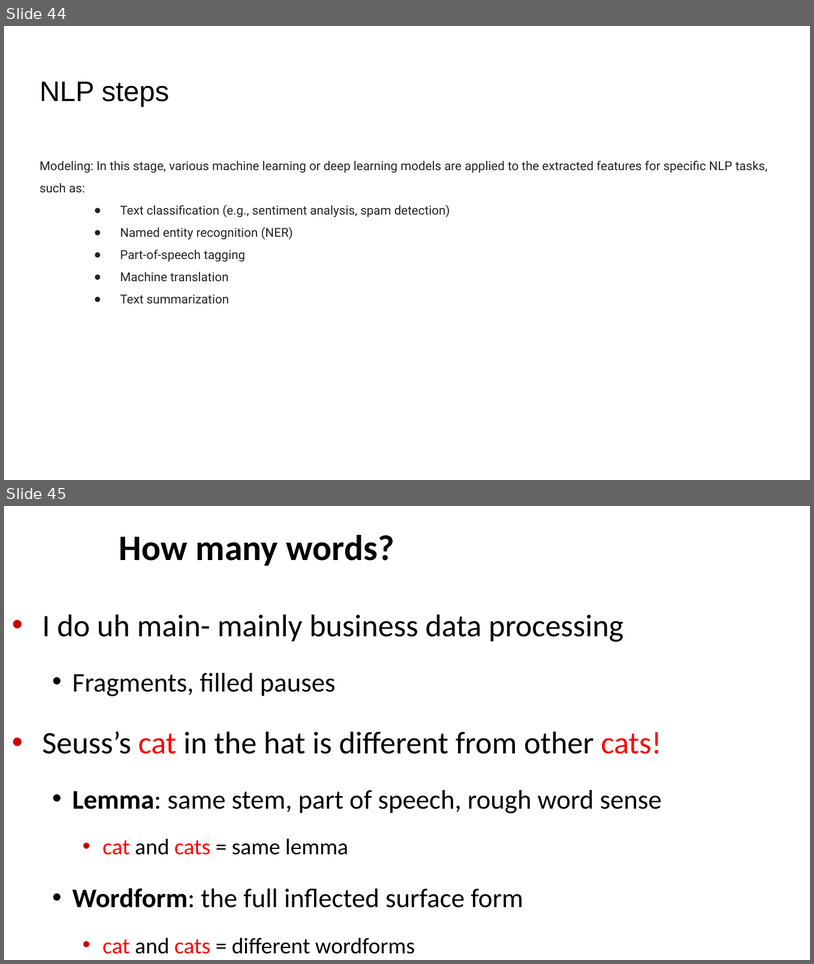
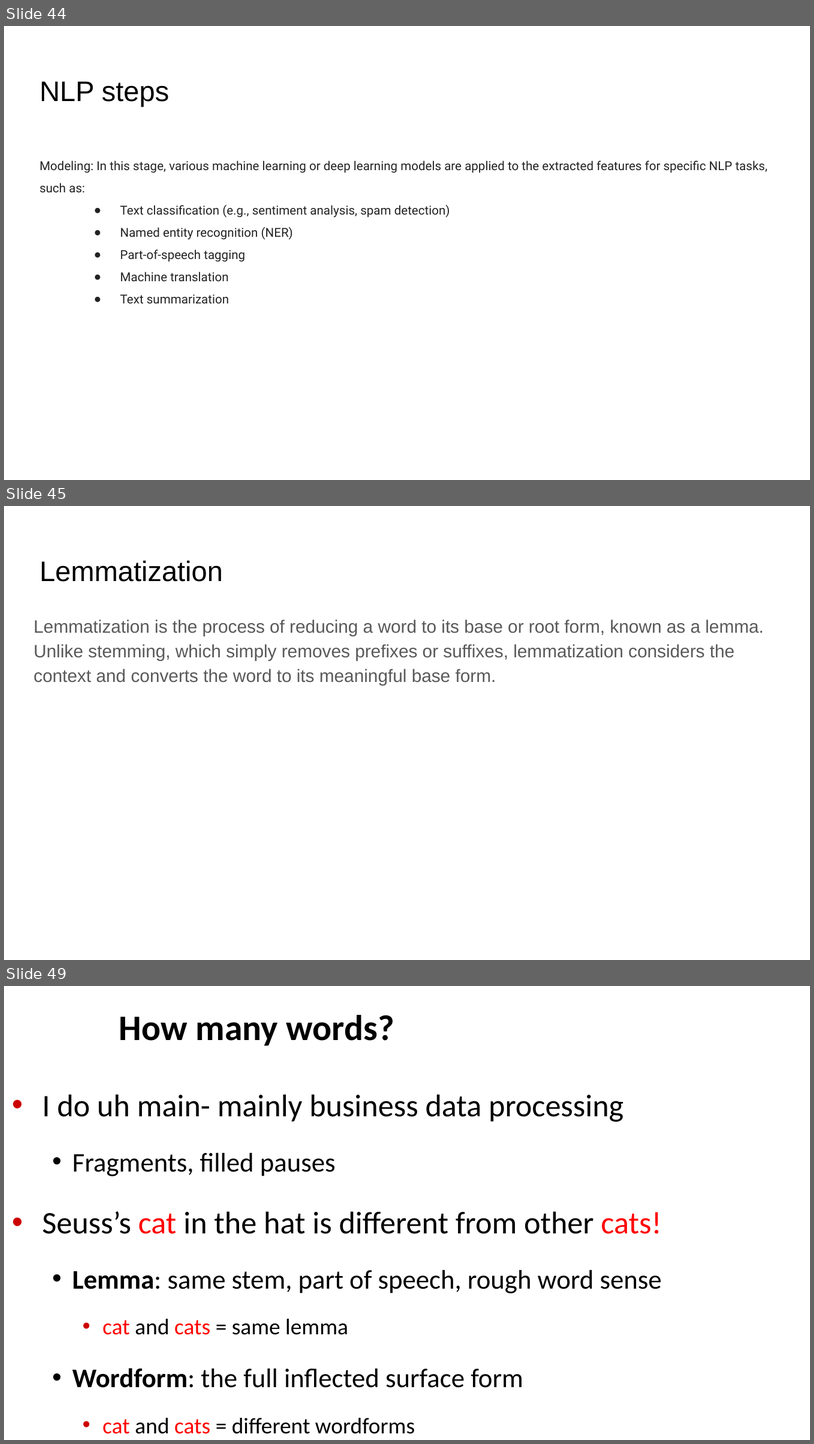
Before and after one commit to motazsaad/NLP-Theresa, a slide deck: slides/01 Introduction to NLP.pptx. Shown one above the other, each under a label of ours: slides 44 and 45 before the commit, slides 44, 45 and 49 after it; the slides between them are not shown. The pictures are 814x964 and 814x1444 pixels, drawn with LibreOffice and Linux fonts; fonts in the diff are those of the drawing. Boxes give left, top, right and bottom in pixels: in the first picture for what was removed or moved away, otherwise in the second. Text is boxed around its words. In the diff, an @@ line names an element or a change of style, - is before the commit and + after.

```diff
--- a/slides/01 Introduction to NLP.pptx
+++ b/slides/01 Introduction to NLP.pptx
@@ slide 45 added at (4, 506, 810, 960), background #FFFFFF @@
@@ title added at (39, 561, 223, 582), 25.2 pt, text #000000 @@
+Lemmatization
@@ text added at (33, 619, 764, 685), 16 pt, text #595959 @@
+Lemmatization is the process of reducing a word to its base or root form, known as a lemma. Unlike stemming, which simply removes prefixes or suffixes, lemmatization considers the context and converts the word to its meaningful base form.
@@ what was slide 45 is now slide 49 @@
```
Also in this commit, not shown: 1 slide changed, 5 other slides added, 2 slides removed, 1 other file.
